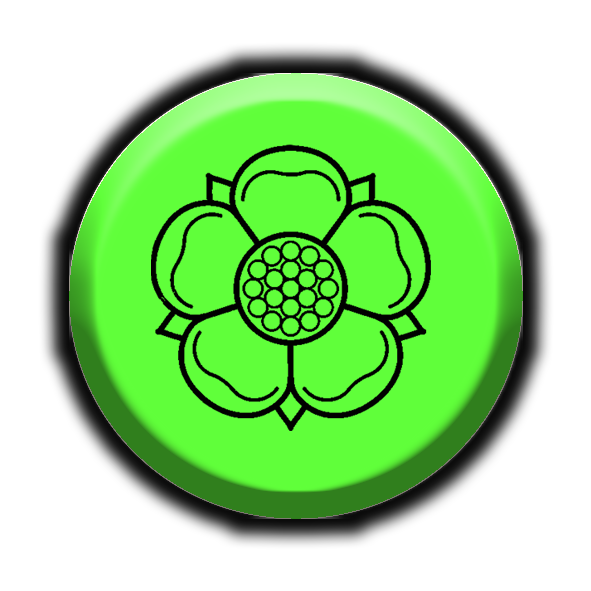
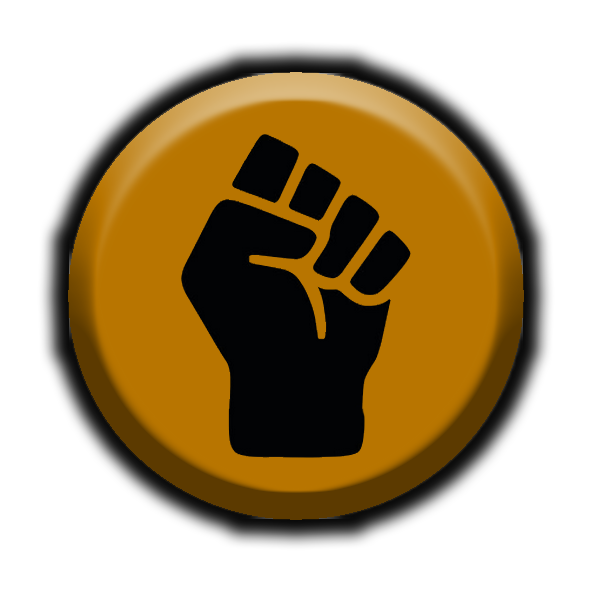
Comparing the layer stacks of the two 591px x 591px images. Changes:
hid "Vrstva 38", moved it into group "g" over box(151, 144, 431, 431)
removed layer "Lorem Ipsum" over box(151, 232, 431, 280)
hid "Vrstva 3", moved it into group "g" over box(69, 73, 523, 519)
added group "o" with 2 layers above "Pozadí" over box(68, 72, 524, 520)
added layer "Vrstva 40" in group "o" over box(181, 134, 411, 458)
added layer "Vrstva 3 kopie 2" in group "o" over box(68, 72, 524, 520)
